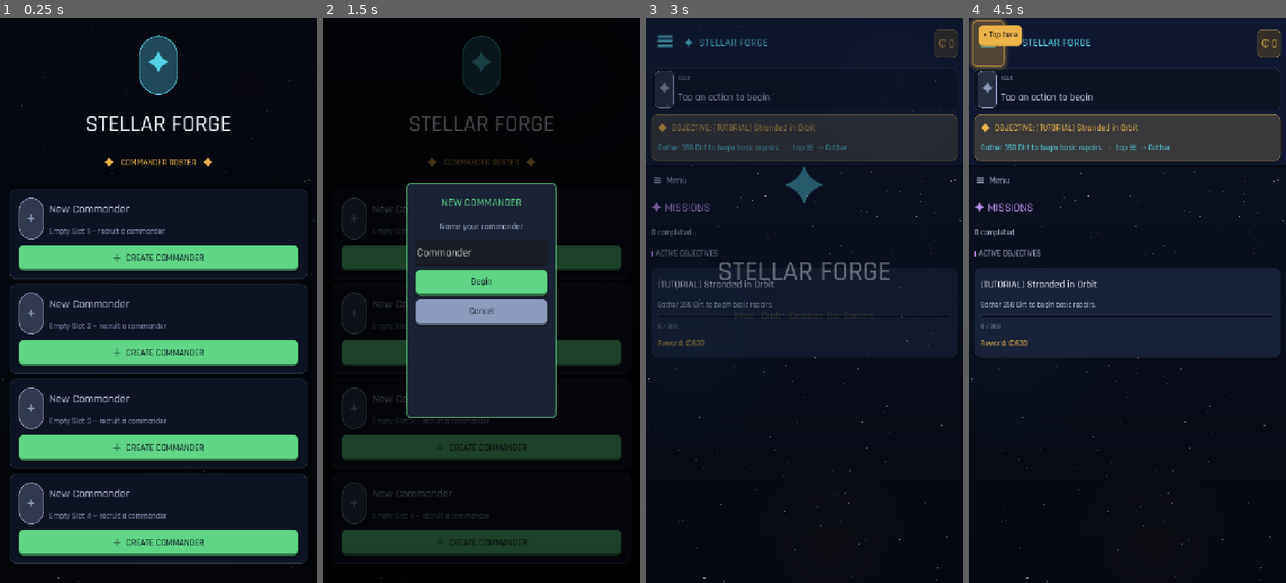
Above: before the commit, frames 1-4 (left to right).
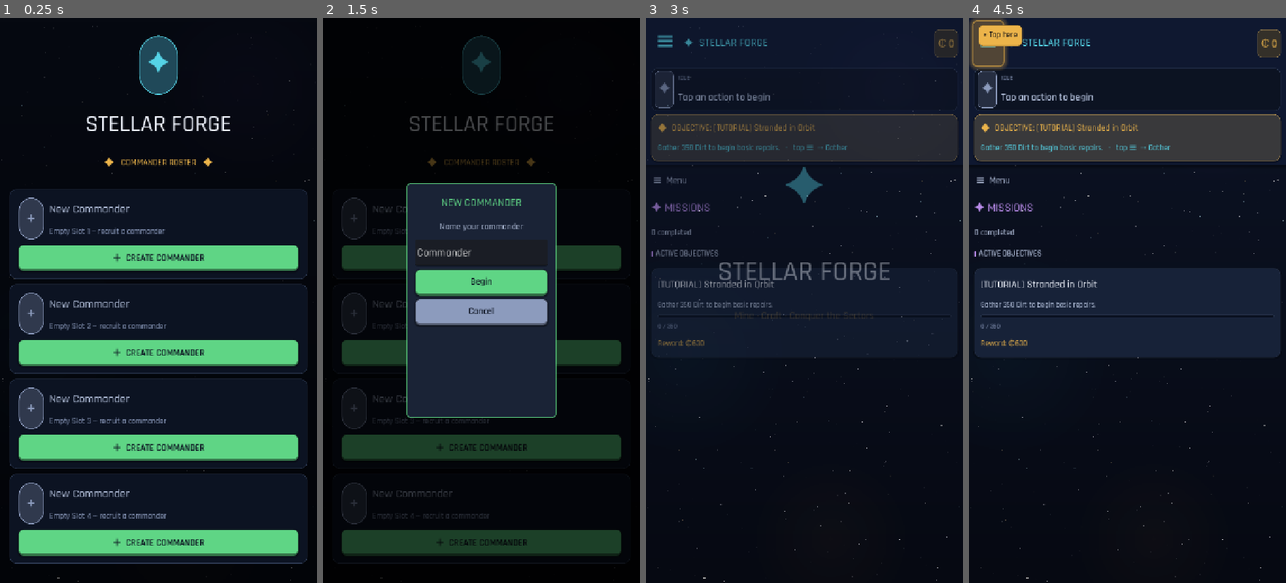
Above: after the commit, the same moments.

Repository: trakyalilter/TestMobileGame
Game: Godot game, scene res://scenes/main.tscn
The game is run twice, just before and just after one commit, with the same random seed, the same clock (stepped at 60 frames per second) and the same inputs.
Inputs (mouse positions are in pixels of both pictures, inside the frame that each line leads up to):
- Up to frame 1 (0.25 s): no input
- Up to frame 2 (1.5 s): click "☰" at 0.5 s; click "＋ CREATE COMMANDER" at 1.25 s
- Up to frame 3 (3 s): click "Begin" at 2 s; click (804, 300) at 2.75 s
- Up to frame 4 (4.5 s): click "☰" at 3.5 s; click "✕" at 4.25 s

The runs differ from the first frame. In frame 1, 0.6% of the frame differs, in the area x 35-65%, y 41-94%; in frame 2, 0.2%; in frame 3, 0.2%; in frame 4, 0.3%.

Commit message:
UI pass 1/13: display typography (Rajdhani SemiBold)
First commit of the idle-game art-direction pass ("looks like an app").
Load the shipped-but-never-used Rajdhani-SemiBold as the display weight
(_font_bold, same Noto glyph fallbacks) and add three helpers:
_embolden(label) (no-op if the font is missing), _hlabel() heading, and
_big_stat() headline-number (big bold value + small muted unit; returns
the value label for live-update capture). Applied to card titles,
skill-banner title/level, active-banner name, header credits, stat-strip
values, CTA buttons and section headers — type hierarchy reads as game
chrome instead of a uniform utility weight.

Co-Authored-By: Claude Fable 5 <noreply@anthropic.com>
Claude-Session: https://claude.ai/code/session_01GUAm67mj5mAEoyJTAWupry

Diff:
--- a/scripts/ui/main.gd
+++ b/scripts/ui/main.gd
@@ -1060,19 +1060,67 @@
 
 ## Branded display font (Rajdhani) with Noto symbol fallbacks so glyph icons
 ## render on devices whose system font lacks them.
+var _font_bold: FontFile = null   # Rajdhani SemiBold — display weight for headings/numbers
+
 func _apply_theme() -> void:
+	var fb: Array = []
+	var s2 = load("res://assets/fonts/NotoSansSymbols2-Regular.ttf")
+	var s1 = load("res://assets/fonts/NotoSansSymbols-VF.ttf")
+	if s2: fb.append(s2)
+	if s1: fb.append(s1)
 	var f = load("res://assets/fonts/Rajdhani-Medium.ttf")
 	if f is FontFile:
-		var fb: Array = []
-		var s2 = load("res://assets/fonts/NotoSansSymbols2-Regular.ttf")
-		var s1 = load("res://assets/fonts/NotoSansSymbols-VF.ttf")
-		if s2: fb.append(s2)
-		if s1: fb.append(s1)
 		f.fallbacks = fb
 		var th := Theme.new()
 		th.default_font = f
 		th.default_font_size = _fs(14)
 		theme = th
+	# Display weight: SemiBold for headings + headline numbers (game-chrome type
+	# hierarchy). Same glyph fallbacks so icons never regress.
+	var b = load("res://assets/fonts/Rajdhani-SemiBold.ttf")
+	if b is FontFile:
+		b.fallbacks = fb
+		_font_bold = b
+
+# Swap a label to the display (SemiBold) weight. Safe no-op if the font failed
+# to load — the label just stays Medium.
+func _embolden(l: Label) -> Label:
+	if _font_bold != null:
+		l.add_theme_font_override("font", _font_bold)
+	return l
+
+# Heading label: bold, colored, left-aligned (the game-chrome sibling of _clbl).
+func _hlabel(parent: Node, text: String, size: int, color: String) -> Label:
+	var l := Label.new()
+	l.text = text
+	l.add_theme_font_size_override("font_size", _fs(size))
+	l.add_theme_color_override("font_color", Color.html(color))
+	_embolden(l)
+	parent.add_child(l)
+	return l
+
+# Headline number: a BIG bold value with a small muted unit beside it — the
+# "label small, number big" idle-game pattern. Returns the value Label so
+# callers can capture it for live updates.
+func _big_stat(parent: Node, value: String, unit: String, color: String, size := 24) -> Label:
+	var hb := HBoxContainer.new()
+	hb.add_theme_constant_override("separation", 4)
+	hb.alignment = BoxContainer.ALIGNMENT_CENTER
+	var v := Label.new()
+	v.text = value
+	v.add_theme_font_size_override("font_size", _fs(size))
+	v.add_theme_color_override("font_color", Color.html(color))
+	_embolden(v)
+	hb.add_child(v)
+	if unit != "":
+		var u := Label.new()
+		u.text = unit
+		u.size_flags_vertical = Control.SIZE_SHRINK_END
+		u.add_theme_font_size_override("font_size", _fs(9))
+		u.add_theme_color_override("font_color", Color.html(C_MUTED))
+		hb.add_child(u)
+	parent.add_child(hb)
+	return v
 
 ## Pads the UI clear of the status bar / notch / gesture bar.
 var _safe_top := -1
@@ -1412,6 +1460,7 @@
 	_hdr_credits = Label.new()
 	_hdr_credits.add_theme_font_size_override("font_size", _fs(15))
 	_hdr_credits.add_theme_color_override("font_color", Color.html(GOLD))
+	_embolden(_hdr_credits)   # the primary currency reads as a display number
 	ch.add_child(_hdr_credits)
 	hdr.add_child(cpill)
 	topv.add_child(hdr)
@@ -3717,6 +3766,7 @@
 		val.text = str(p[1])
 		val.add_theme_font_size_override("font_size", _fs(12))
 		val.add_theme_color_override("font_color", Color.html(p[2]))
+		_embolden(val)   # label small, number big+bold
 		hb.add_child(val)
 		fc.add_child(pill)
 	v.add_child(fc)
@@ -5946,6 +5996,7 @@
 	nm.autowrap_mode = TextServer.AUTOWRAP_WORD_SMART
 	nm.add_theme_font_size_override("font_size", _fs(13))
 	nm.add_theme_color_override("font_color", Color.html(C_TEXT if lit else C_MUTED))
+	_embolden(nm)   # display weight — card titles read as game chrome
 	hb.add_child(nm)
 	if badge != "":
 		var bd := PanelContainer.new()
@@ -6083,6 +6134,8 @@
 	b.custom_minimum_size = Vector2(0, 54)
 	b.focus_mode = Control.FOCUS_NONE
 	b.disabled = not enabled
+	if _font_bold != null:
+		b.add_theme_font_override("font", _font_bold)   # chunky CTA type
 	# Chunky game CTA: darker bottom edge fakes a 3D bevel; pressing flattens the
 	# edge and nudges the label down — classic mobile-game button feel.
 	var normal := _bordered(accent if enabled else "232f48", _mix(accent, "000000", 0.45) if enabled else LINE, 1, 10)
@@ -6163,9 +6216,11 @@
 	t.size_flags_horizontal = Control.SIZE_EXPAND_FILL
 	t.add_theme_font_size_override("font_size", _fs(14))
 	t.add_theme_color_override("font_color", Color.html(accent))
+	_embolden(t)
 	hb.add_child(t)
 	var lv := Label.new()
 	lv.text = "Lv %d" % lvl
+	_embolden(lv)
 	lv.add_theme_font_size_override("font_size", _fs(14))
 	lv.add_theme_color_override("font_color", Color.html(C_TEXT))
 	hb.add_child(lv)
@@ -6210,6 +6265,7 @@
 	l.size_flags_horizontal = Control.SIZE_EXPAND_FILL
 	l.add_theme_font_size_override("font_size", _fs(11))
 	l.add_theme_color_override("font_color", Color.html(C_DIM))
+	_embolden(l)
 	hb.add_child(l)
 	# Console-style framing: a faint accent rule under the title.
 	var col := VBoxContainer.new()
@@ -6262,6 +6318,7 @@
 	_banner_name = Label.new()
 	_banner_name.add_theme_font_size_override("font_size", _fs(14))
 	_banner_name.add_theme_color_override("font_color", Color.html(C_TEXT))
+	_embolden(_banner_name)
 	vb.add_child(_banner_name)
 	_banner_bar = ProgressBar.new()
 	_banner_bar.custom_minimum_size = Vector2(0, 5)
